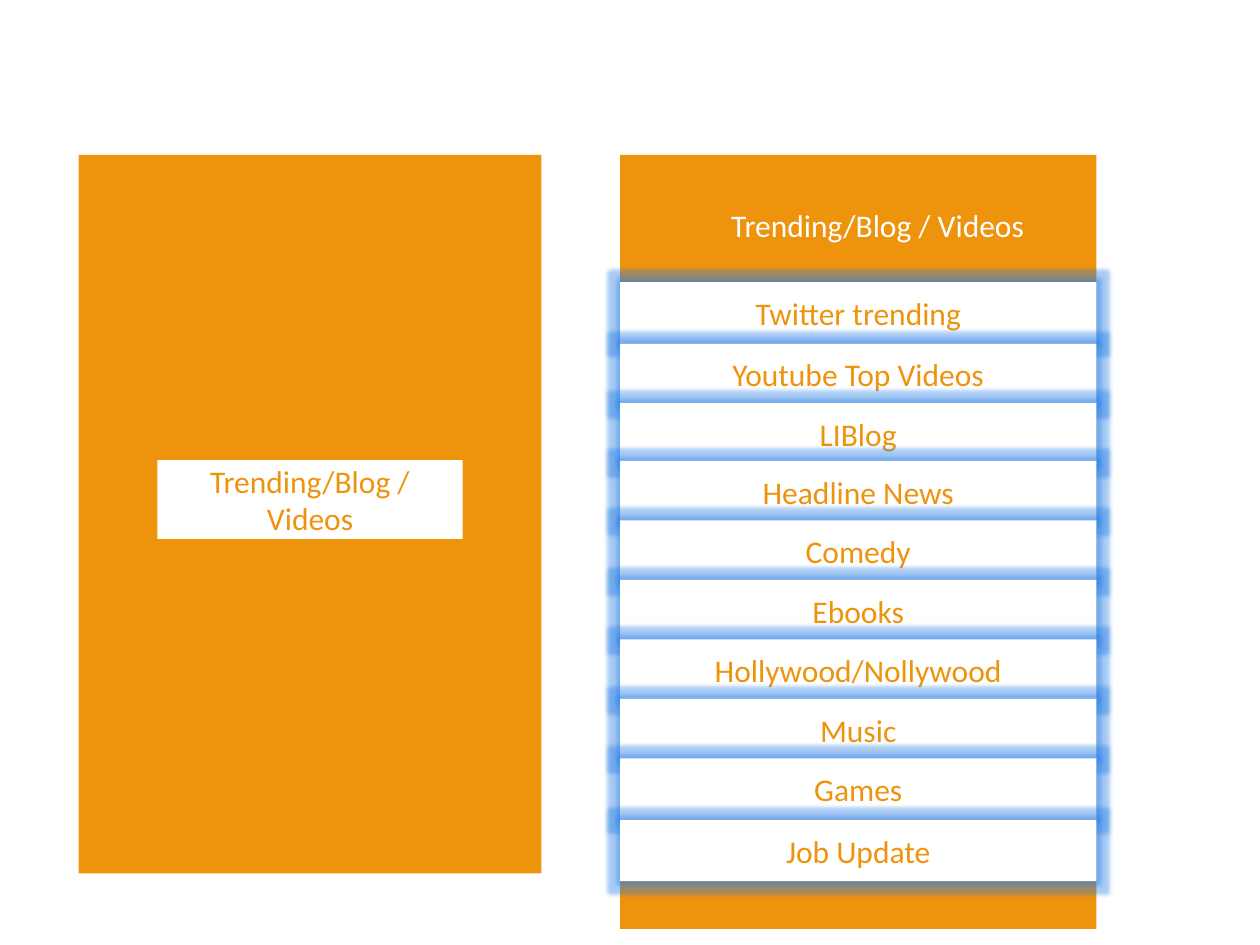
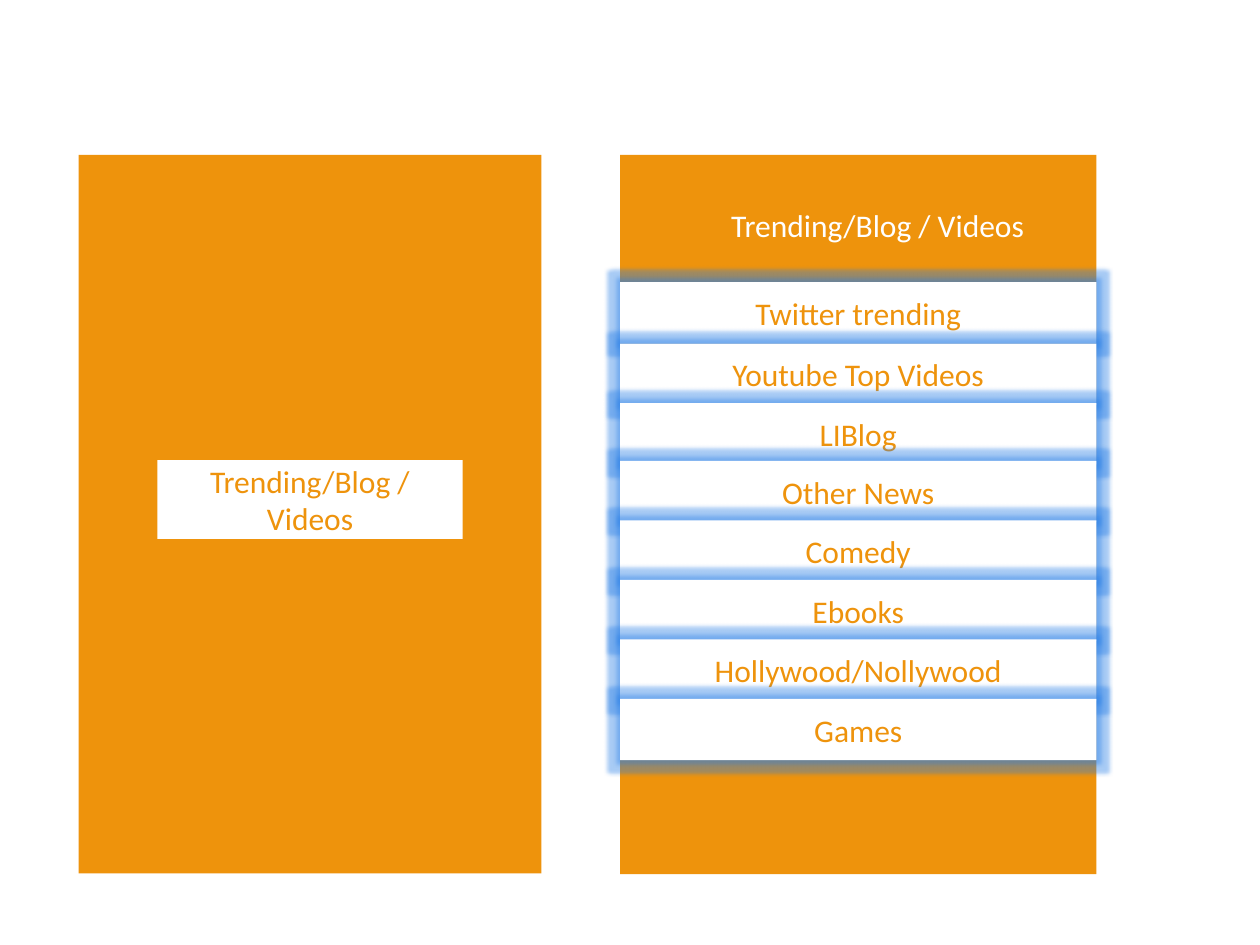
Before and after one commit to kleitz/BoonBuy, a slide deck: slide 8 of designs_mockups/Boonbuy Network app.pptx (slide 9 before the commit). Drawn at 1260x945 pixels with LibreOffice and Linux fonts; fonts in the diff are those of the drawing. Boxes give left, top, right and bottom in pixels: in the first picture for what was removed or moved away, otherwise in the second. Text is boxed around its words. In the diff, an @@ line names an element or a change of style, - is before the commit and + after.

```diff
--- a/designs_mockups/Boonbuy Network app.pptx
+++ b/designs_mockups/Boonbuy Network app.pptx
@@ rectangle: place and size @@
-rectangle at bbox=[620, 155, 1096, 929]
+rectangle at bbox=[620, 155, 1096, 874]
@@ text in rectangle at bbox=[782, 482, 934, 511]: text changed @@
-Headline News
+Other News
@@ rectangle "Games": place and size @@
-rectangle "Games" at bbox=[620, 759, 1096, 820]
+rectangle "Games" at bbox=[620, 699, 1096, 761]
@@ rectangle removed at bbox=[620, 699, 1096, 761] @@
-Music
@@ rectangle removed at bbox=[620, 820, 1096, 882] @@
-Job Update
```
Also in this commit, not shown: 2 other slides changed, 4 slides added, 1 slide removed.
